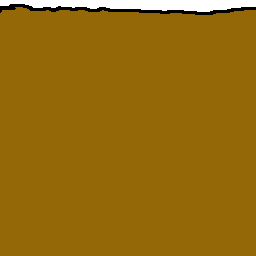
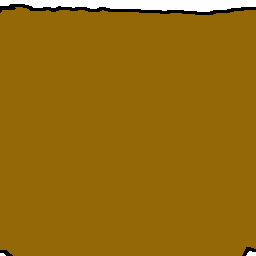
Layered file, before and after one edit (256×256). Changes by layer:
painted on "N3XU" over [0, 247, 256, 256]
